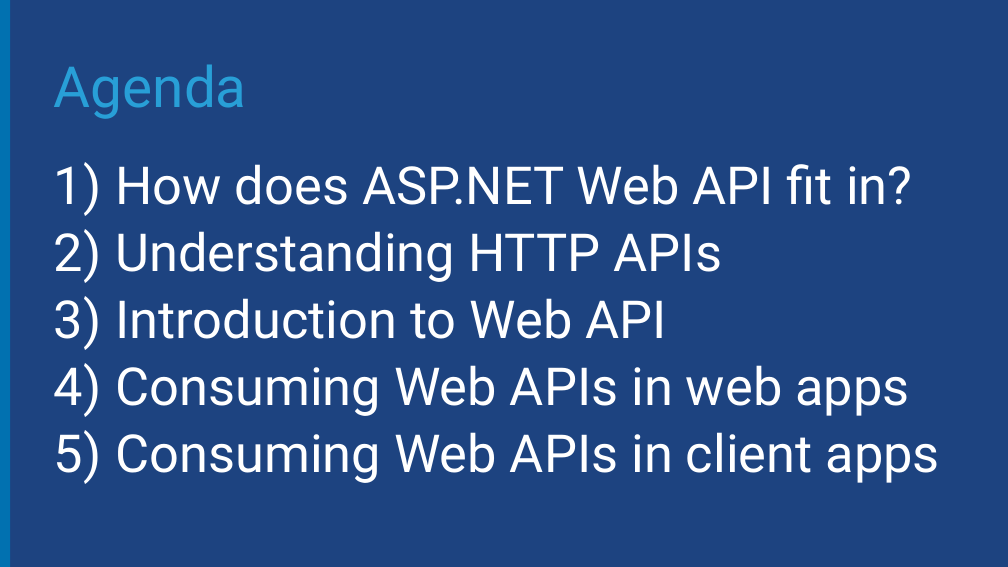
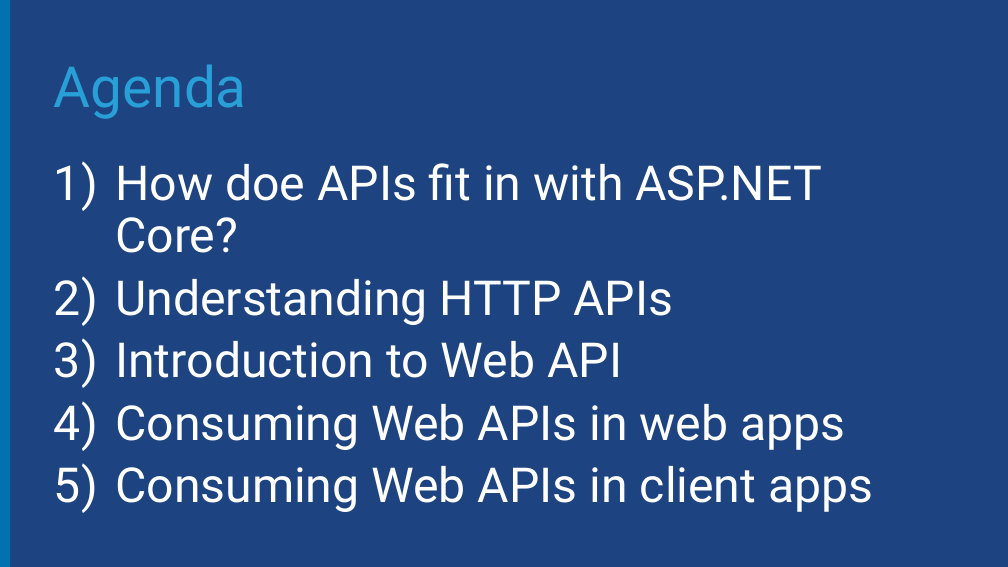
Before and after one commit to Microsoft-Web/WebCampTrainingKit, a slide deck: slide 4 of Presentation/05-HTTP-Services/HTTP-Services.pptx (slide 3 before the commit). Drawn at 1008x567 pixels with LibreOffice and Linux fonts; fonts in the diff are those of the drawing; background and template pictures are left out. Boxes give left, top, right and bottom in pixels: in the first picture for what was removed or moved away, otherwise in the second. Text is boxed around its words. In the diff, an @@ line names an element or a change of style, - is before the commit and + after.

Commit message:
Updated slides content for ASP.NET Core

```diff
--- a/Presentation/05-HTTP-Services/HTTP-Services.pptx
+++ b/Presentation/05-HTTP-Services/HTTP-Services.pptx
@@ text at (115, 163, 822, 253): text changed; size 50 to 45.9 pt @@
-1) How does ASP.NET Web API fit in?
+1) How doe APIs fit in with ASP.NET Core?
@@ text at (115, 279, 873, 512): size 50 to 45.9 pt in "Understanding HTTP APIs", "Introduction to Web API", "Consuming Web APIs in web apps", "Consuming Web APIs in client apps" @@
```
Also in this commit, not shown: 4 other slides changed, 3 slides added, 1 slide removed, 4 other files.
